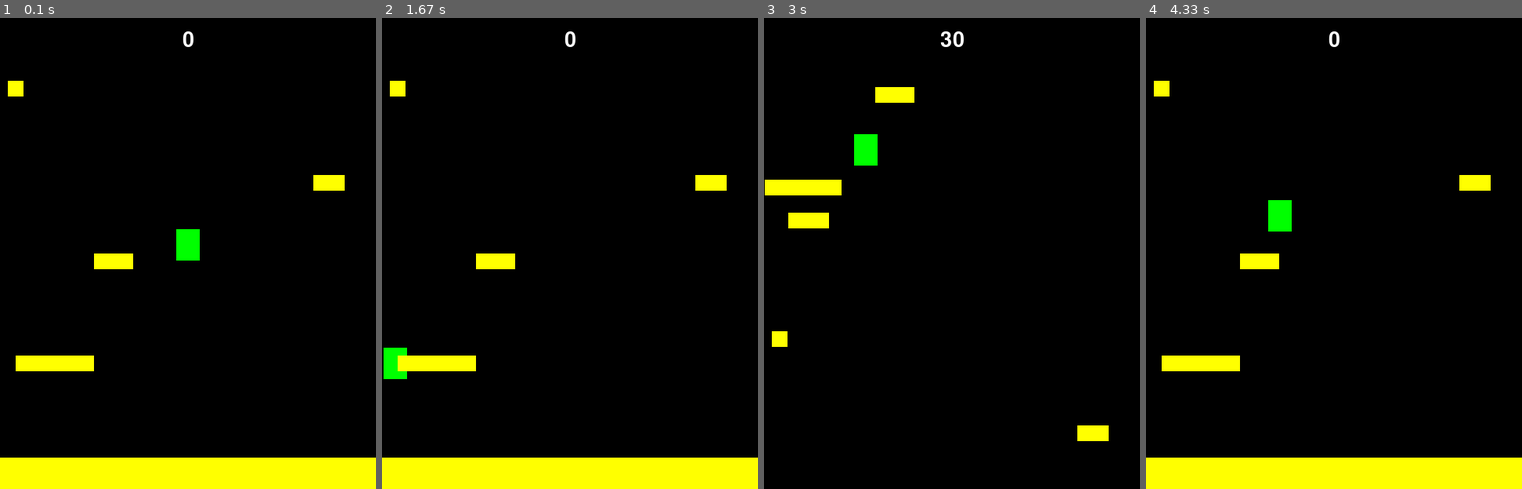
Above: before the commit, frames 1-4 (left to right).
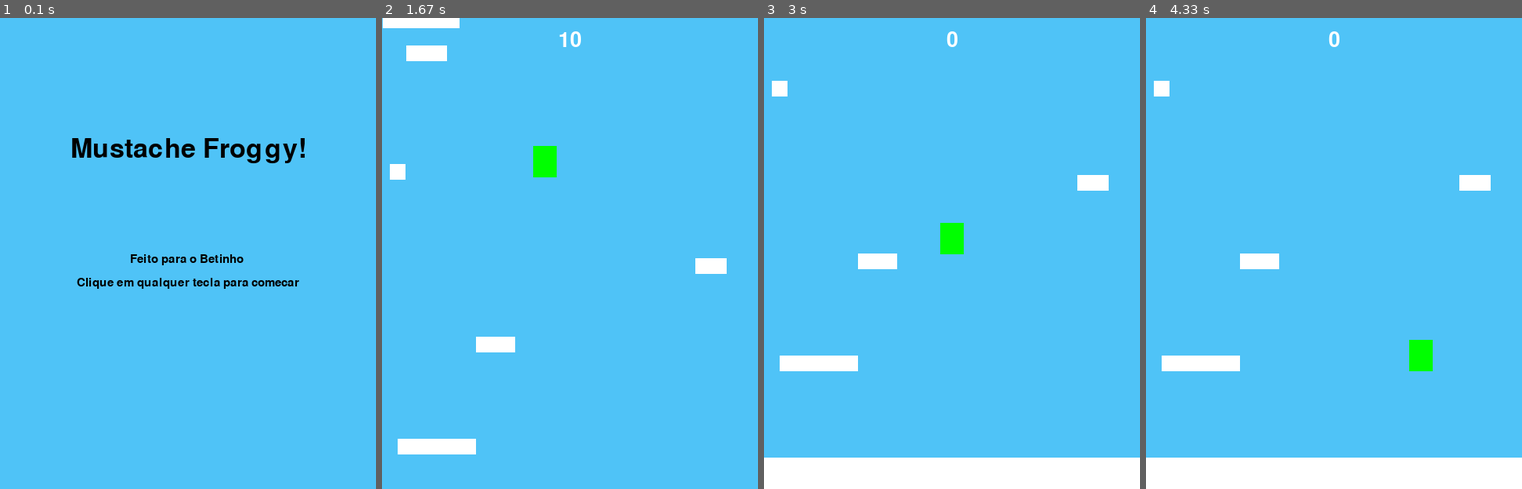
Above: after the commit, the same moments.

Repository: gabrielmmh/PyGame
Game: pygame game, started from main.py
The game is run twice, just before and just after one commit, with the same random seed, the same clock (stepped at 60 frames per second) and the same inputs.
Inputs:
- Up to frame 1 (0.1 s): no input
- Up to frame 2 (1.67 s): hold Left 0.33-0.87 s; hold Left 0.9-1.3 s; hold Right from 1.33 s (still down)
- Up to frame 3 (3 s): release Right at 1.97 s; hold Left 2-2.47 s; hold Right 2.5-2.97 s
- Up to frame 4 (4.33 s): hold Right 3-3.47 s; hold Left from 4.07 s (still down)

The runs differ from the first frame. In frame 1, 99% of the frame differs, in the area x 0-100%, y 0-100%; in frame 2, 100%; in frame 3, 100%; in frame 4, 100%.

Commit message:
telas inicio e fim

Diff:
--- a/main.py
+++ b/main.py
@@ -88,7 +88,7 @@
 
     def draw(self):
         # Loop do jogo - desenho
-        self.screen.fill(PRETO)
+        self.screen.fill(AZULCLARO)
         self.all_sprites.draw(self.screen)
         self.draw_text(str(self.score), 40, BRANCO, LARGURA/2, 15)
         # Depois de desenhar tudo, rodar o display
@@ -96,11 +96,39 @@
 
     def show_start_screen(self):
         # tela de inicio
+        self.screen.fill(AZULCLARO)
+        self.draw_text(TITLE,50,PRETO,LARGURA/2,ALTURA/4)
+        self.draw_text('Feito para o Betinho ',22,PRETO,LARGURA /2, ALTURA/2 )
+        self.draw_text('Clique em qualquer tecla para comecar',22,PRETO,LARGURA /2, ALTURA/2 + 30 )
+        pg.display.flip()
+        self.esperando_clique()
         pass
 
     def show_go_screen(self):
         # tela final
+        if not self.running:
+            return # Fecha o app se estiver no meio do jogo
+        self.screen.fill(PRETO)
+        self.draw_text('BETINHO PQ ES TAO RUIM?',30,BRANCO,LARGURA/2,ALTURA/4)
+        self.draw_text('Score: '+ str(self.score),22,BRANCO,LARGURA /2, ALTURA/2 )
+        self.draw_text('Clique em qualquer tecla para jogar novamente',22,BRANCO,LARGURA /2, ALTURA/2 + 30 )
+        pg.display.flip()
+        self.esperando_clique()
         pass
+
+    # Saindo da tela inicial ou final
+    def esperando_clique(self):
+         esperando = True
+         while esperando:
+             # Manter a tela enquanto esperand = True
+             self.clock.tick(FPS)
+             for evento in pg.event.get():
+                 # Click
+                 if evento.type == pg.QUIT:
+                     esperando = False
+                     self.running = False
+                 if evento.type == pg.KEYUP:
+                    esperando = False
 
     def draw_text(self, text, size, color, x, y):
         font = pg.font.Font(self.font_name, size)
--- a/settings.py
+++ b/settings.py
@@ -21,3 +21,5 @@
 VERDE = (0, 255, 0)
 AZUL = (0, 0, 255)
 AMARELO = (255, 255, 0)
+
+AZULCLARO = (79,195,247)
--- a/sprites.py
+++ b/sprites.py
@@ -42,7 +42,7 @@
         #Plataformas
         pg.sprite.Sprite.__init__(self)
         self.image = pg.Surface((l,h))
-        self.image.fill(AMARELO)
+        self.image.fill(BRANCO)
         self.rect = self.image.get_rect()
         self.rect.x=x
         self.rect.y=y
